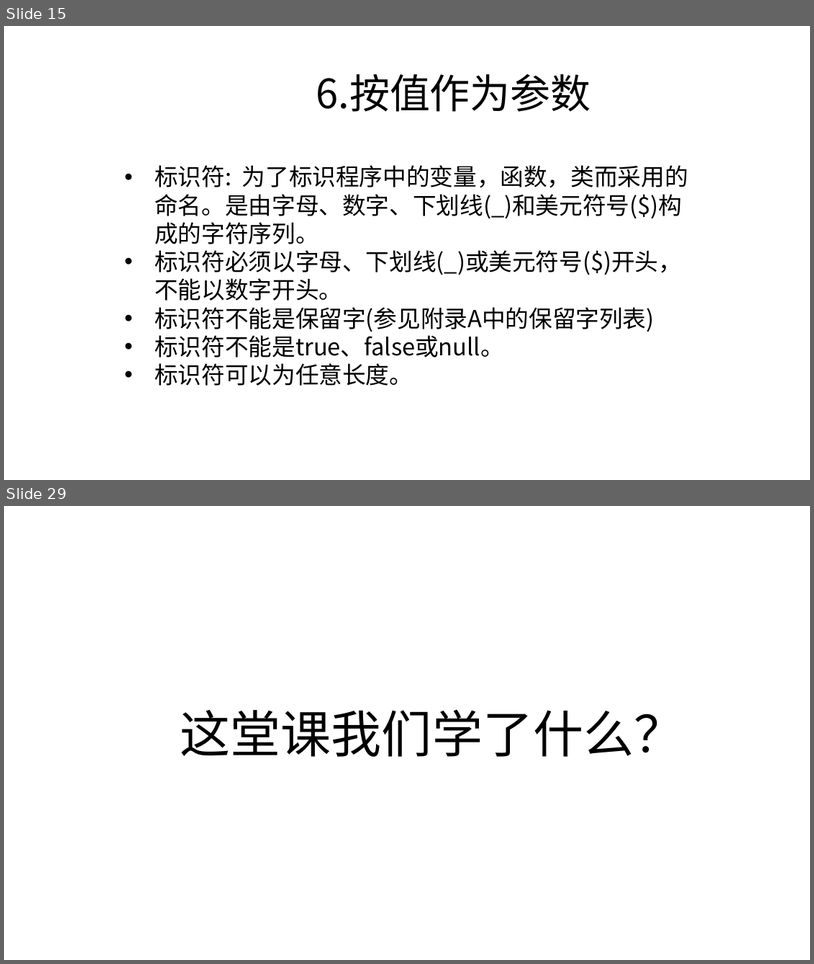
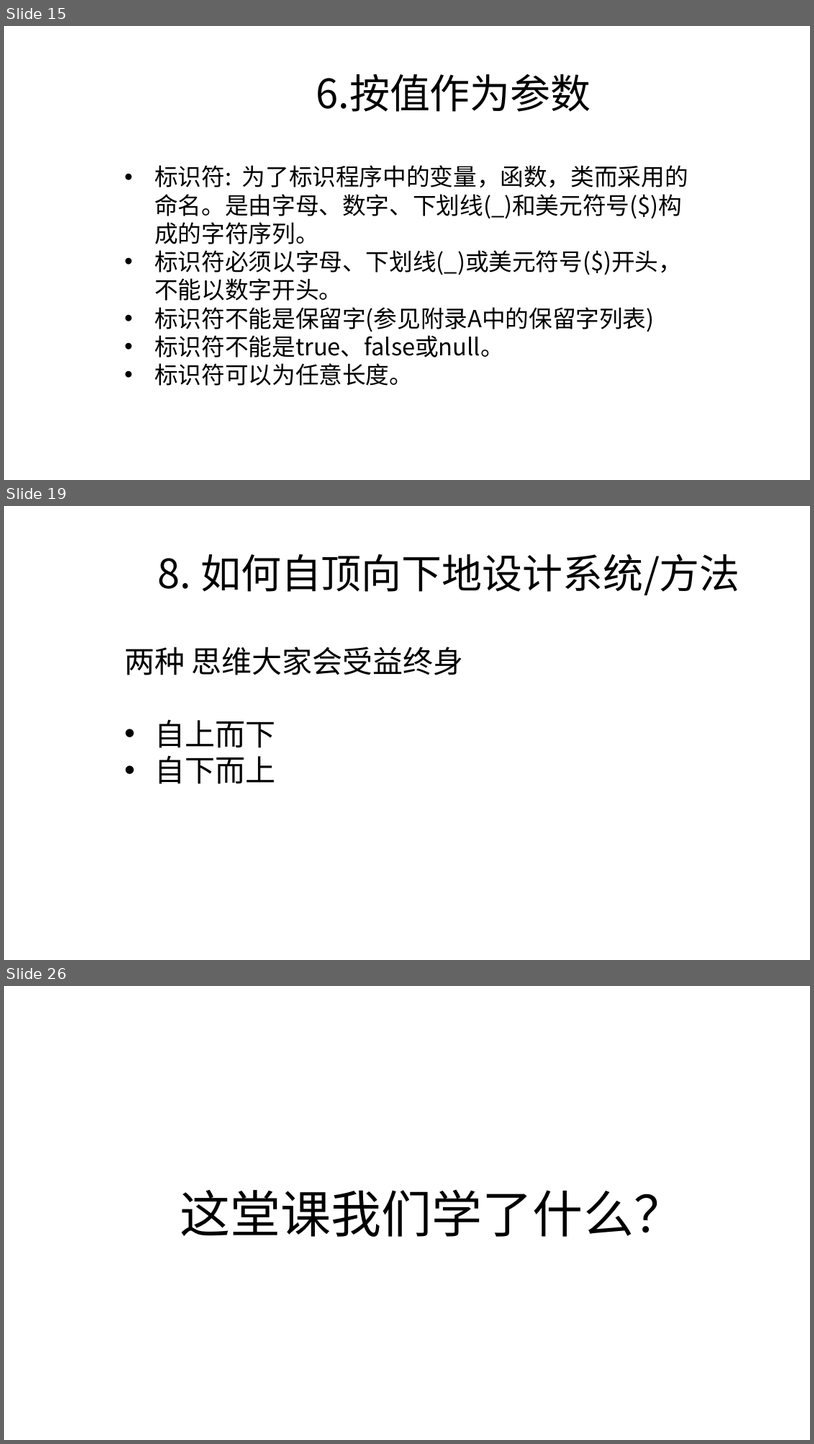
Before and after one commit to zjyesir/hmc_java_1, a slide deck: ppt/2.3 方法.pptx. Shown one above the other, each under a label of ours: slides 15 and 29 before the commit, slides 15, 19 and 26 after it; the slides between them are not shown. The pictures are 814x964 and 814x1444 pixels, drawn with LibreOffice and Linux fonts; fonts in the diff are those of the drawing; background and template pictures are left out. Boxes give left, top, right and bottom in pixels: in the first picture for what was removed or moved away, otherwise in the second. Text is boxed around its words. In the diff, an @@ line names an element or a change of style, - is before the commit and + after.

Commit message:
方法 ppt做好

```diff
--- a/ppt/2.3 方法.pptx
+++ b/ppt/2.3 方法.pptx
@@ slide 19 added at <box>4,506,810,960</box>, background picture (left out) @@
@@ text added at <box>158,554,741,595</box>, 48 pt, text #000000 @@
+8. 如何自顶向下地设计系统/方法
@@ text added at <box>124,646,464,784</box>, 36 pt, text #000000 @@
+两种 思维大家会受益终身
+• 自上而下
+• 自下而上
@@ what was slide 29 is now slide 26 @@
```
Also in this commit, not shown: 2 slides changed, 10 other slides added, 14 slides removed, 2 other files.
